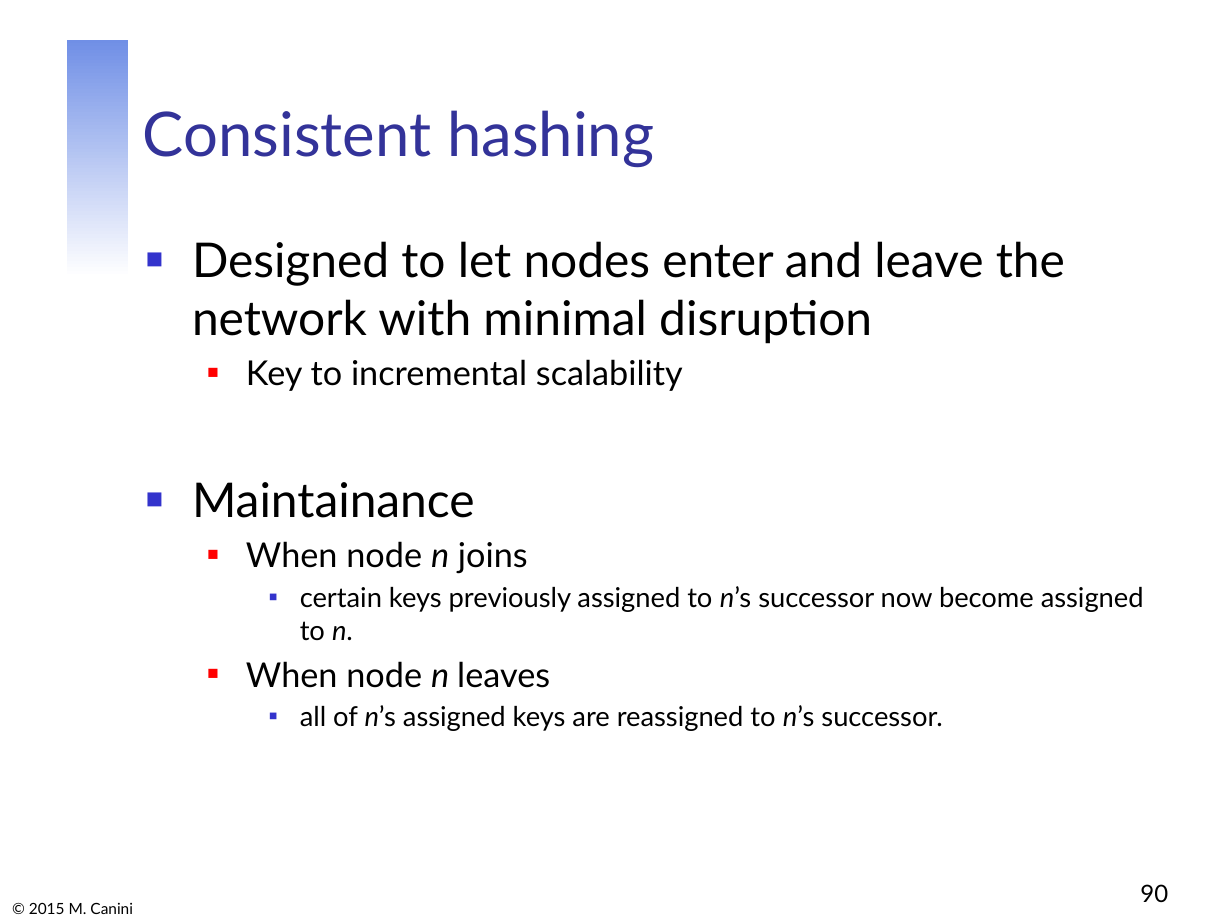
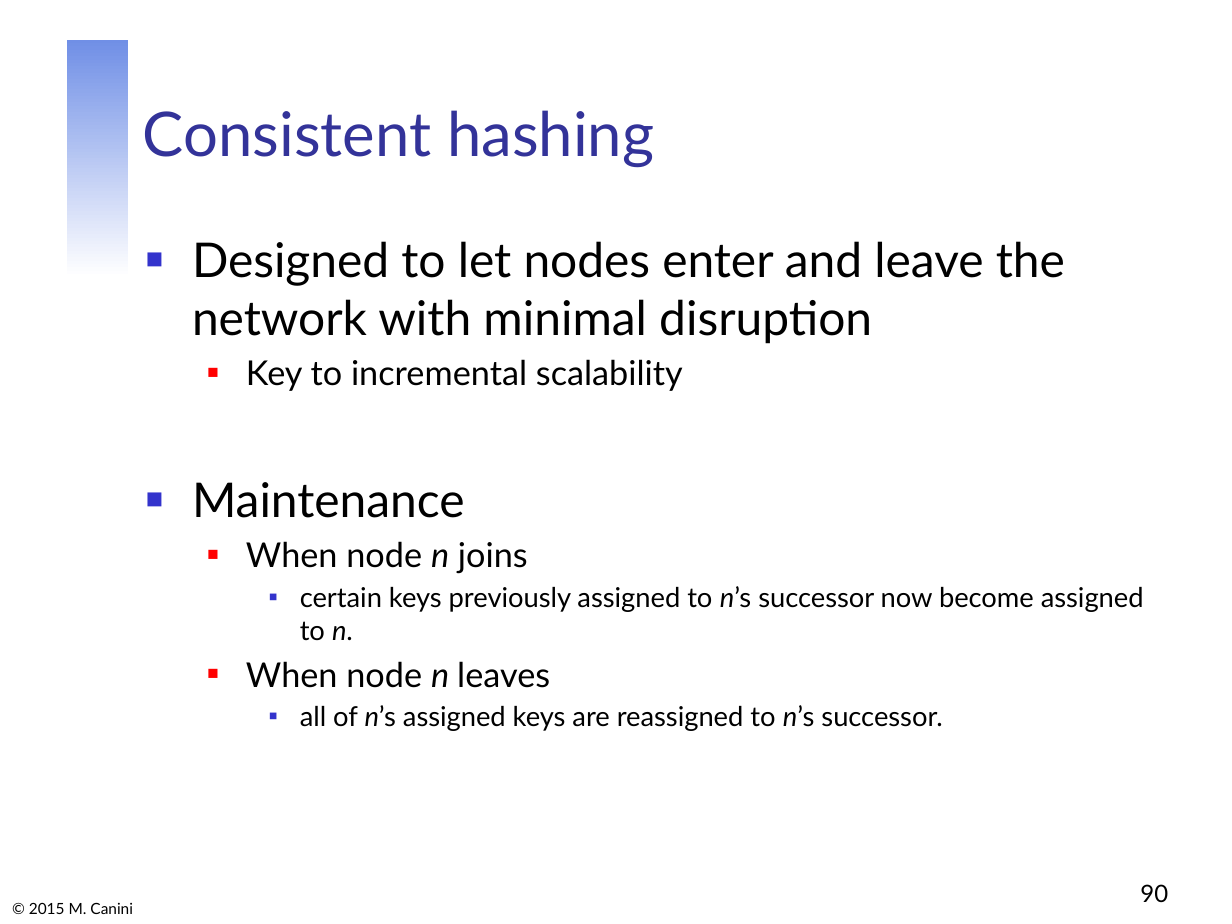
Before and after one commit to mcanini/INGI2145-2015, a slide deck: slide 90 of 03-cloud-storage.pptx. Drawn at 1232x924 pixels with LibreOffice and Linux fonts; fonts in the diff are those of the drawing. Boxes give left, top, right and bottom in pixels: in the first picture for what was removed or moved away, otherwise in the second. Text is boxed around its words. In the diff, an @@ line names an element or a change of style, - is before the commit and + after.

```diff
--- a/03-cloud-storage.pptx
+++ b/03-cloud-storage.pptx
@@ text at <box>192,482,465,518</box>: text changed @@
-■ Maintainance
+■ Maintenance
```
Also in this commit, not shown: 5 other slides changed, 1 other file.
